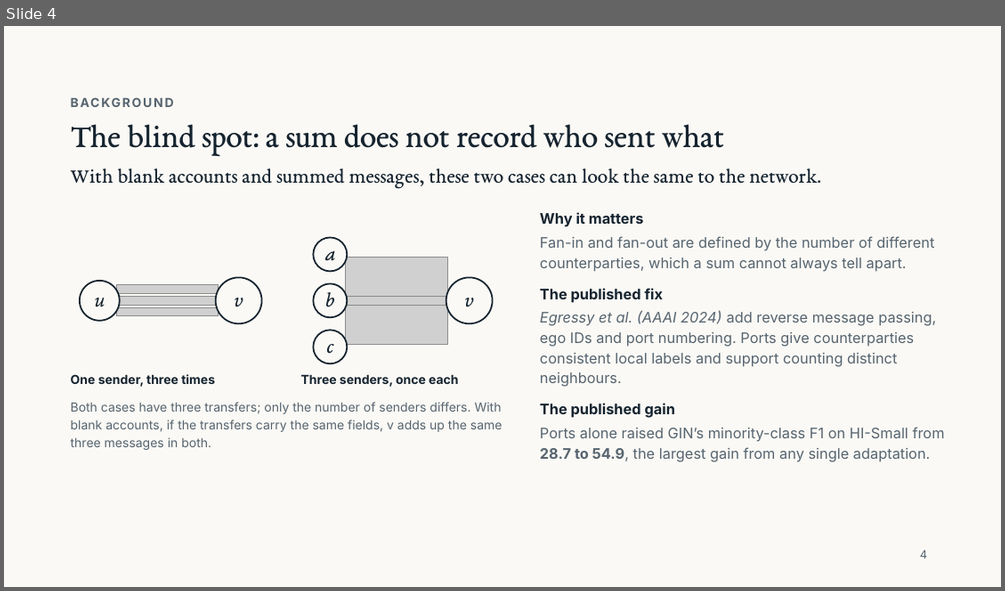
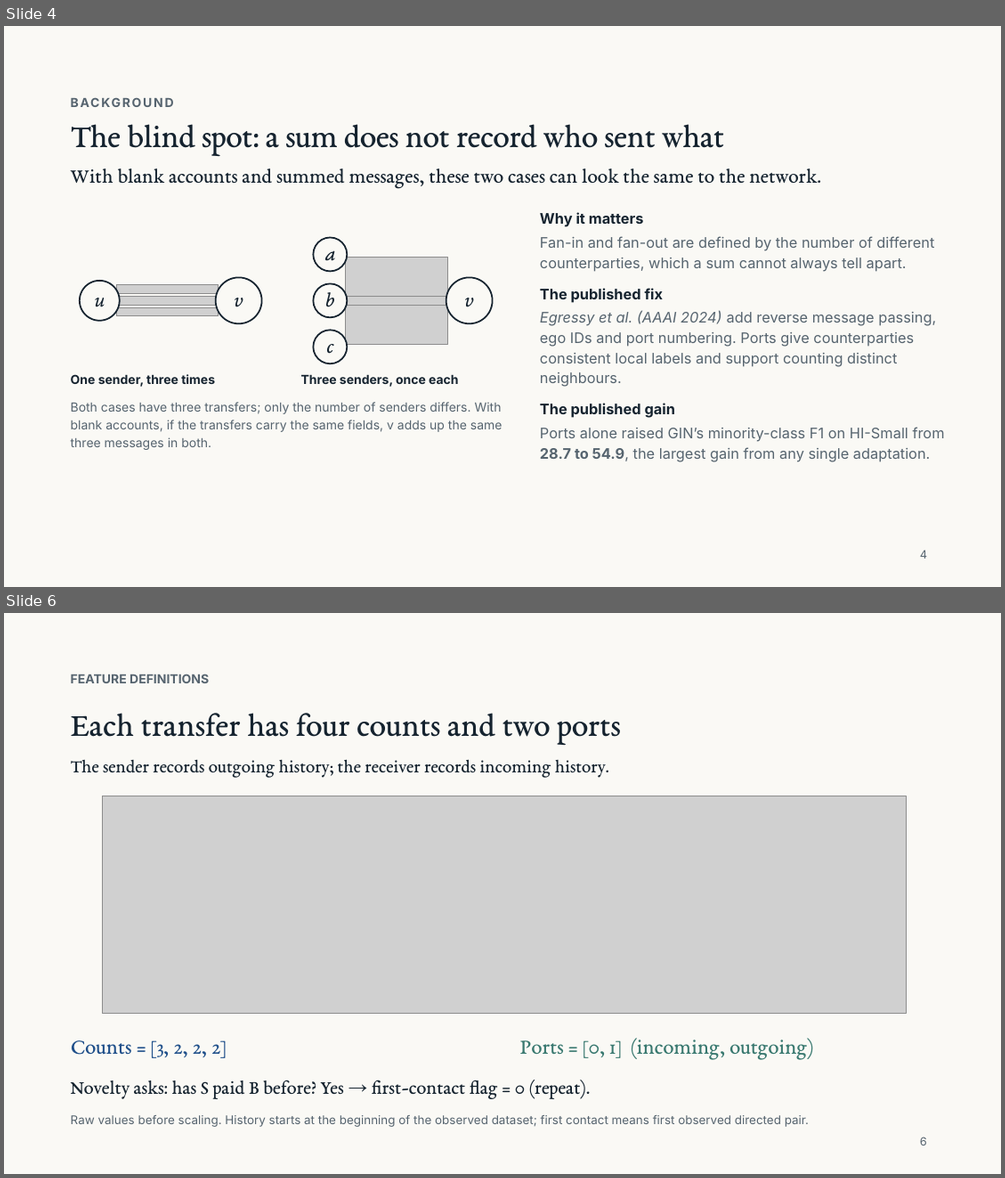
Before and after one commit to Yuchen-Fu/COMP9501, a slide deck: presentation/final-research/Beyond_Counterparty_Counts_FINAL.pptx. Shown one above the other, each under a label of ours: slide 4 before the commit, slides 4 and 6 after it; the slides between them are not shown. The pictures are 1005x591 and 1005x1178 pixels, drawn with LibreOffice and Linux fonts; fonts in the diff are those of the drawing; grey boxes stand for pictures. Boxes give left, top, right and bottom in pixels: in the first picture for what was removed or moved away, otherwise in the second. Text is boxed around its words. In the diff, an @@ line names an element or a change of style, - is before the commit and + after.

Commit message:
Explain count features and local port labels with worked slide examples

```diff
--- a/presentation/final-research/Beyond_Counterparty_Counts_FINAL.pptx
+++ b/presentation/final-research/Beyond_Counterparty_Counts_FINAL.pptx
@@ slide 6 added at <box>4,613,1001,1174</box>, background #FAF9F5 @@
@@ text added at <box>71,674,209,683</box>, 12 pt, text #56646F, bold @@
+FEATURE DEFINITIONS
@@ text added at <box>71,713,620,745</box>, 32 pt, text #15232F @@
+Each transfer has four counts and two ports
@@ text added at <box>71,759,609,778</box>, 18 pt, text #15232F @@
+The sender records outgoing history; the receiver records incoming history.
@@ picture added at <box>103,796,906,1013</box> @@
@@ text added at <box>520,1038,813,1060</box>, 21 pt, text #38786F @@
+Ports = [0, 1] (incoming, outgoing)
@@ text added at <box>71,1040,226,1058</box>, 21 pt, text #1F4F8A @@
+Counts = [3, 2, 2, 2]
@@ text added at <box>71,1079,591,1099</box>, 19 pt, text #15232F @@
+Novelty asks: has S paid B before? Yes → first-contact flag = 0 (repeat).
@@ text added at <box>71,1115,809,1127</box>, 11.5 pt, text #56646F @@
+Raw values before scaling. History starts at the beginning of the observed dataset; first contact means first observed directed pair.
@@ text added at <box>920,1136,927,1145</box>, 11 pt, text #56646F @@
+6
```
Also in this commit, not shown: 10 slides changed, 1 other slide added, 1 slide removed, 35 other files.
